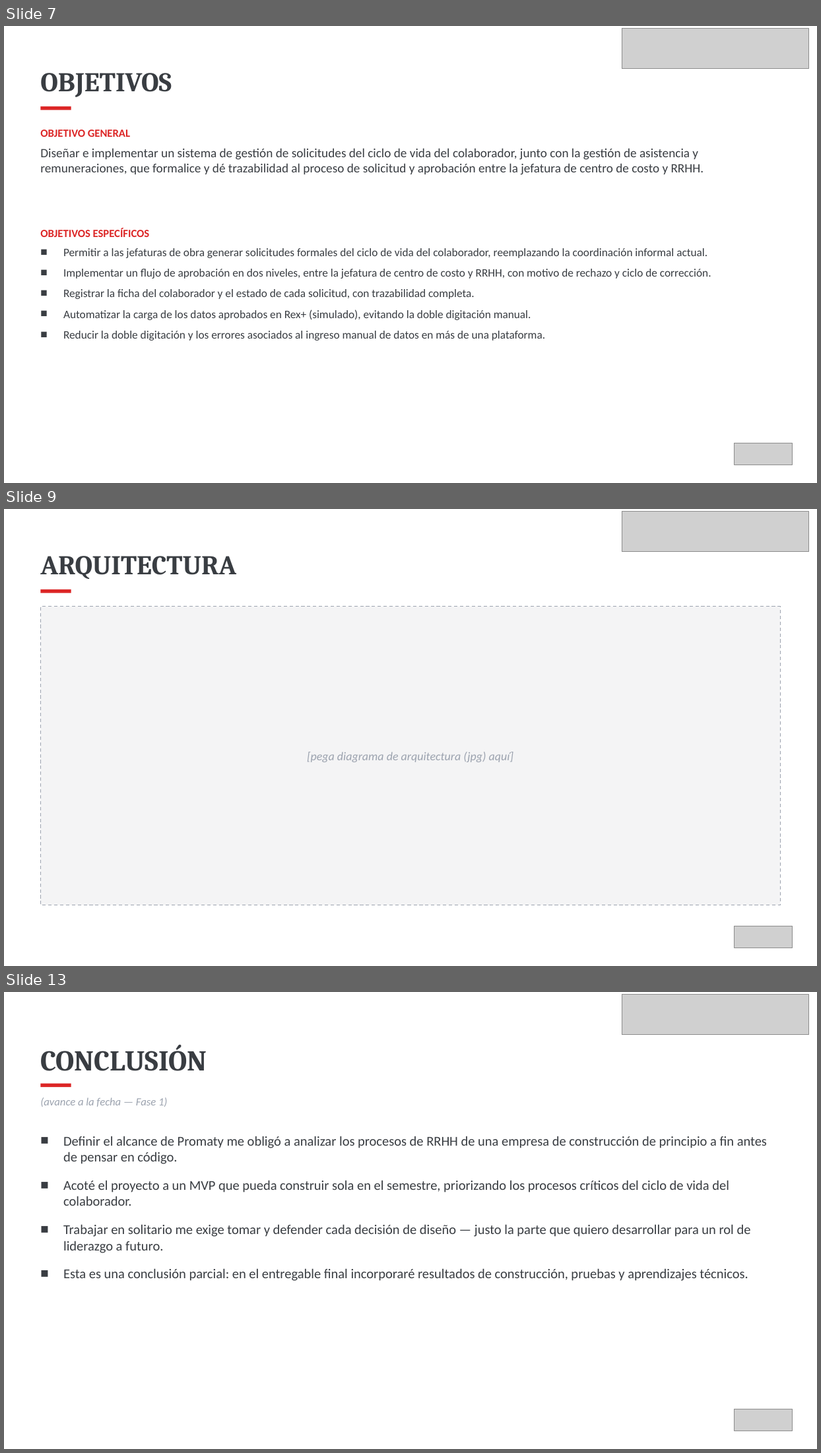
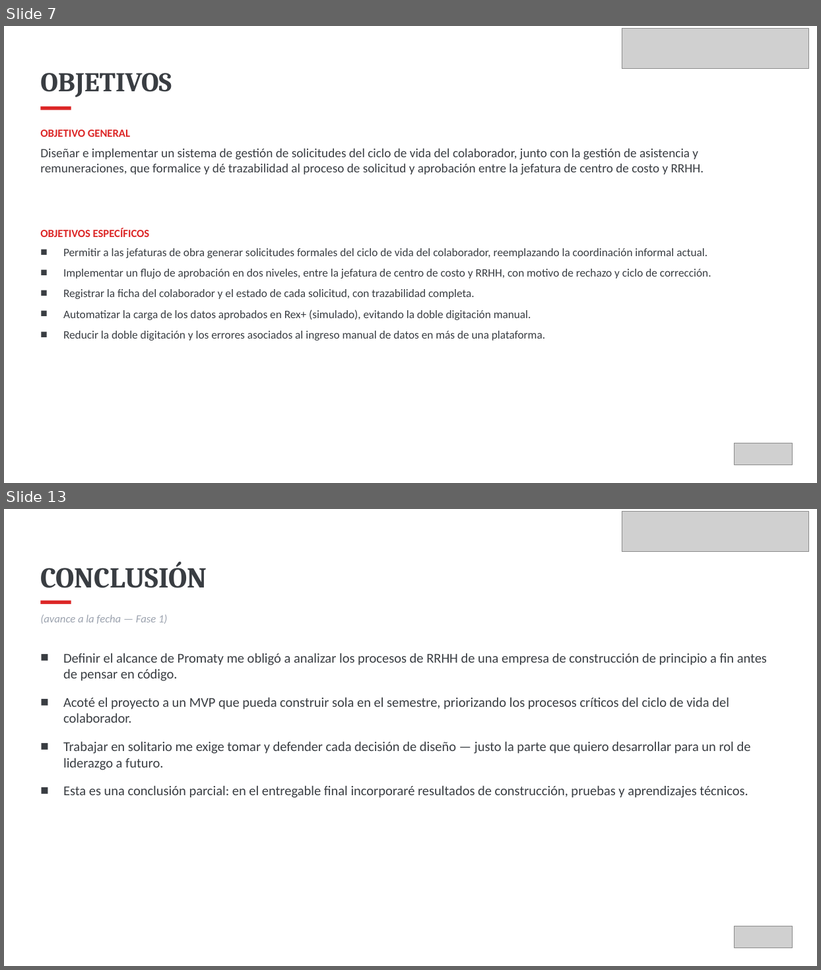
Before and after one commit to KarlaRamirez00/CAPSTONE_003V, a slide deck: Fase 1/Evidencias grupales/Ramirez_Karla_Presentación Proyecto.pptx. Shown one above the other, each under a label of ours: slides 7, 9 and 13 before the commit, slides 7 and 13 after it; the slides between them are not shown. The pictures are 821x1453 and 821x970 pixels, drawn with LibreOffice and Linux fonts; fonts in the diff are those of the drawing; grey boxes stand for pictures. Boxes give left, top, right and bottom in pixels: in the first picture for what was removed or moved away, otherwise in the second. Text is boxed around its words. In the diff, an @@ line names an element or a change of style, - is before the commit and + after.

```diff
--- a/Fase 1/Evidencias grupales/Ramirez_Karla_Presentación Proyecto.pptx
+++ b/Fase 1/Evidencias grupales/Ramirez_Karla_Presentación Proyecto.pptx
@@ slide 9 removed at [4,509,817,966], background #FFFFFF @@
@@ picture removed at [622,512,809,552] @@
@@ text removed at [40,556,236,579] @@
-ARQUITECTURA
@@ rectangle removed at [40,590,71,593] @@
@@ rectangle removed at [40,607,781,906] @@
@@ text removed at [307,752,514,762] @@
-[pega diagrama de arquitectura (jpg) aquí]
@@ picture removed at [735,926,793,948] @@
```
Also in this commit, not shown: 8 slides changed, 1 slide added, 2 other files.
